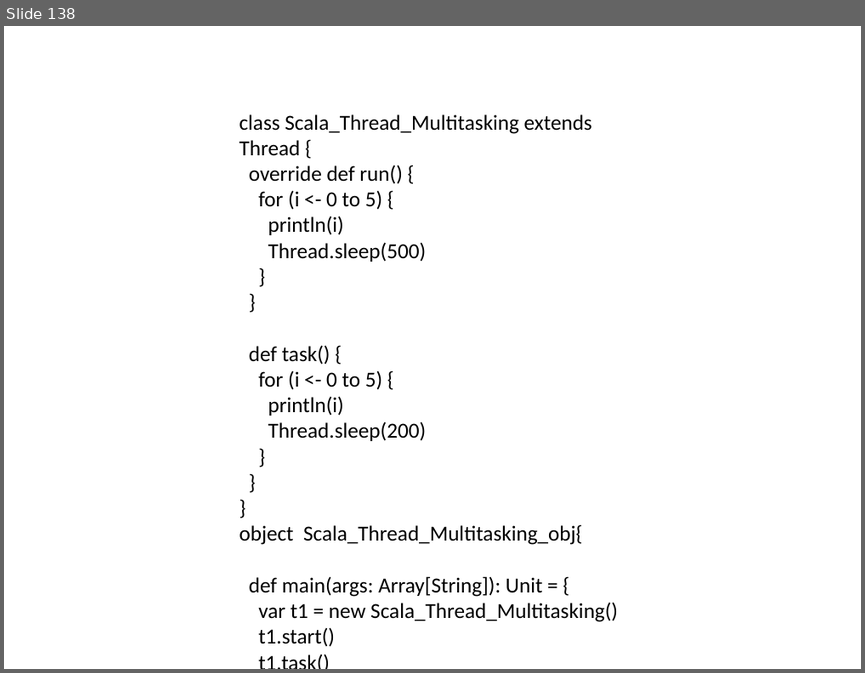
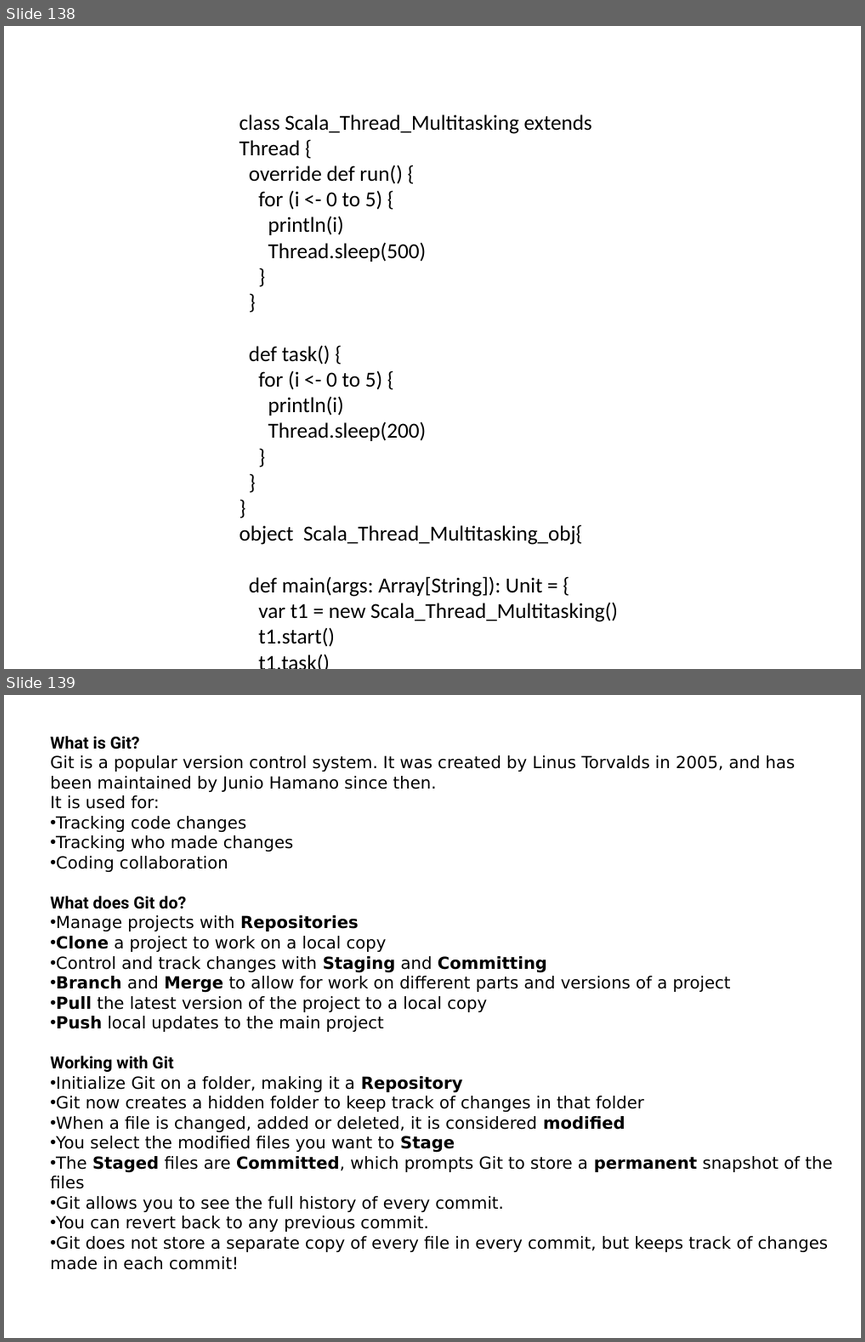
Before and after one commit to makhan010385/Mtech, a slide deck: Scala upated.pptx. Shown one above the other, each under a label of ours: slide 138 before the commit, slides 138 and 139 after it. The pictures are 865x673 and 865x1342 pixels, drawn with LibreOffice and Linux fonts; fonts in the diff are those of the drawing. Boxes give left, top, right and bottom in pixels: in the first picture for what was removed or moved away, otherwise in the second. Text is boxed around its words. In the diff, an @@ line names an element or a change of style, - is before the commit and + after.

```diff
--- a/Scala upated.pptx
+++ b/Scala upated.pptx
@@ slide 139 added at (x1=4, y1=695, x2=861, y2=1338), background #FFFFFF @@
@@ text added at (x1=50, y1=736, x2=832, y2=1270), 14 pt, text #000000 @@
+What is Git?
+Git is a popular version control system. It was created by Linus Torvalds in 2005, and has been maintained by Junio Hamano since then.
+It is used for:
+• Tracking code changes
+• Tracking who made changes
+• Coding collaboration
+What does Git do?
+• Manage projects with Repositories
+• Clone a project to work on a local copy
+• Control and track changes with Staging and Committing
+• Branch and Merge to allow for work on different parts and versions of a project
+• Pull the latest version of the project to a local copy
+• Push local updates to the main project
+Working with Git
+• Initialize Git on a folder, making it a Repository
+• Git now creates a hidden folder to keep track of changes in that folder
+• When a file is changed, added or deleted, it is considered modified
+• You select the modified files you want to Stage
+• The Staged files are Committed, which prompts Git to store a permanent snapshot of the files
+• Git allows you to see the full history of every commit.
+• You can revert back to any previous commit.
+• Git does not store a separate copy of every file in every commit, but keeps track of changes made in each commit!
```
Also in this commit, not shown: 1 slide changed, 32 other slides added.
